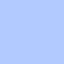
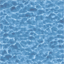
Before/after of a 64 × 64 layered artwork. What changed in the layer stack:
"レイヤー 2": opacity 50% → 100%, painted on it over [0, 0, 64, 64]
added layer "水のテクスチャーを生成する。このテクスチャーは半透明で上下左右に並べたときにつながるようにする。" (70%) over [0, 0, 64, 64]
